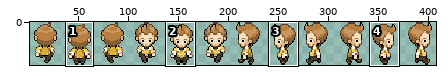
Two states of a sprite sheet, assets/prod/atlas/atlas.png. The picture above shows the old version from afar; the outline marks the close-up.
Close-up. Old version:
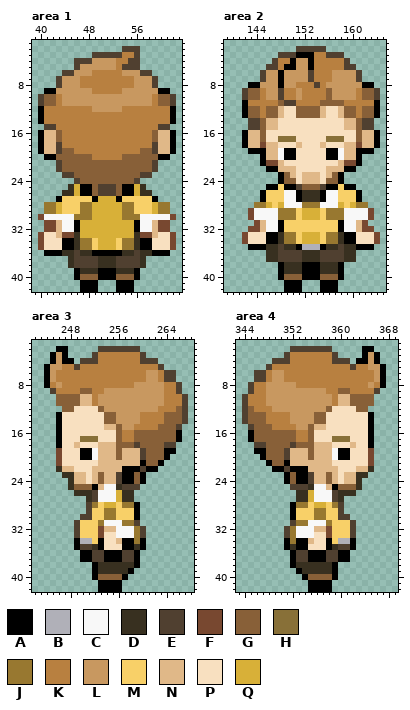
The file is 408x43 pixels. Colours within 5 levels of each other are drawn and written as one. Shown: area 1: x 39..63, y 1..42; area 2: x 139..165, y 1..42; area 3: x 242..268, y 1..42; area 4: x 343..369, y 1..42. The wide view leaves out empty margins. The commit also changed other parts of the picture, which this record leaves out.
Palette (. is transparent): A #000000  B #b0b0b8  C #f8f8f8  D #383020  E #504030  F #784830  G #886038  H #887038  J #987830  K #b88040  L #c89860  M #f8d068  N #e0b888  P #f8e0c0  Q #d8b038
Pixels before, area 1, first column x 40:
 2 ..............EEE......
 3 .........EEEEEKKE......
 4 ......EEELLLLKKEE......
 5 ......ELLLLLLKEEE......
 6 ....EELLLKKKKKLLLEE....
 7 ...ELLLKKKKKKKKKLLLE...
 8 ...ELLLKKKKKKKKKLLLE...
 9 .AALLLLLLKKKKKLLLLLLAA.
10 EGGKLLLLLLLLLLLLLLLKGGE
11 EGGKLLLLLLLLLLLLLLLKGGE
12 AKKKKKKKKLLLLLKKKKKKKKA
13 AKKKKKKKKKKKKKKKKKKKKKA
14 AKKKKKKKKKKKKKKKKKKKKKA
15 .EEKKKKKKKKKKKKKKKKKEE.
16 ANNGKKKKKKKKKKKKKKKGNNA
17 ANNGKKKKKKKKKKKKKKKGNNA
18 ANNEKKKKKKKKKKKKKKKENNA
19 ANNEGGKKKKKKKKKKKGGENNA
20 .AAGGGGGGKKKKKGGGGGGAA.
21 ...EGGGGGGGGGGGGGGGE...
22 ...EGGGGGGGGGGGGGGGE...
23 ....EEGGGGGGGGGGGEE....
24 ......EGGGGGGGGGE......
25 .....DQAAGEEEGAAQD.....
26 ....DDQAAGEEEGAAQDD....
27 ...AMMMMMAQQQAMMMMMA...
28 .JJQMMMJJQQQQQJJMMMQJJ.
29 .JJQMMMJJQQQQQJJMMMQJJ.
30 FCCCCCJJJQQQQQJJJCCCCCF
31 .FFNCCAQQQQQQQQQACCNFF.
32 .FFNCCAQQQQQQQQQACCNFF.
33 FPPNFFDQQQQQQQQQDFFNPPF
34 FPPPAADJJMQQQMJJDAAPPPF
35 FPPPAADJJMQQQMJJDAAPPPF
36 .AAADDEDDAAAAADDEDDAAA.
37 .....DEEEEDDDEEEED.....
38 .....DEEEEDDDEEEED.....
39 ......ADDDAAADDDA......
40 ......AGGGAAAGGGA......
41 .......AAA...AAA.......
42 .......AAA...AAA.......
Pixels before, area 2, first column x 142:
 2 .........EEEEE.........
 3 ......EEEAAAKKEEE......
 4 .....EKKALLAKKKKKE.....
 5 ....EEKAALLAKKKKKEE....
 6 ...ELLALLLLEKKKLLLLE...
 7 ...ELLALLLLEKKKLLLLE...
 8 .AALLLALLKKKEKLLLLLLAA.
 9 EGGKLLEKKLKKKKGLLLLKGGE
10 EGGKLLEKKLKKKKGLLLLKGGE
11 AKKKKKGEEKKKKGGGGKKKKKA
12 AGGKGGNPPGGGGNPPNGGKGGA
13 AGGKGGNPPGGGGNPPNGGKGGA
14 .EEGNNPPPPPPPPPPPNNGEE.
15 .EEGNNPPPPPPPPPPPNNGEE.
16 ANNGPPPPPPPPPPPPPPPGNNA
17 ANNGPPHHHPPPPPHHHPPGNNA
18 ANNFNNPPPNPPPNPPPNNFNNA
19 .AAANNCAAPPPPPAACNNAAA.
20 ...ANNCAAPPPPPAACNNA...
21 ...AFFNPPPPPPPPPNFFA...
22 ....AANNNPPPPPNNNAA....
23 ......AGNPNNNPNGA......
24 ......AGGPNNNPGGA......
25 ....AAMAAEGGGEAAMAA....
26 ...AMMMCCADDDACCMMMA...
27 ...AMMMCCADDDACCMMMA...
28 ..JJQMQCCCJJJCCCQMQJJ..
29 .FCCCCJJJMQQQMJJJCCCCF.
30 .FCCCCJJJMQQQMJJJCCCCF.
31 ..FNCCAMMMMMMMMMACCNF..
32 .FFNCCAMMMMMMMMMACCNFF.
33 FPPPAADJJMQQQMJJDAAPPPF
34 FPPPAADJJMQQQMJJDAAPPPF
35 .AAADDEDDABBBADDEDDAAA.
36 ....DDEEEEDDDEEEEDD....
37 ....DDEEEEDDDEEEEDD....
38 ......ADDDAAADDDA......
39 ......ADDDAAADDDA......
40 ......AGGGAAAGGGA......
41 .......AAA...AAA.......
42 .......AAA...AAA.......
Pixels before, area 3, first column x 244:
 2 ..AA.....EEEEEEE........
 3 .ALA....EKKKKKKKE.......
 4 .ALAA.EEEKKKKKKKEEE.....
 5 ALLKKEKKKKKKKKKKKKKE....
 6 ALKKKKKKKKKKKKKKKLLKEE..
 7 ALKKKKKKKKKKKKKKKLLKEE..
 8 AKLKKKKKKKKKKKKLLLLLKKE.
 9 .EKKKKGGKKLLLLLLLLLLKKE.
10 ..GGGGNNKLLLLLLLLLLLKKKE
11 ..GGGGNNKLLLLLLLLLLLKKKE
12 ...GGPPPPGLLLLLLLLLKKKGE
13 ..APPPPPPPGGLLLLKKKKGGGE
14 ..APPPPPPPGGLLLLKKKKGGGE
15 ..APPPPPPPNNGLLKKKKGGGE.
16 ..APPPPPPPPPGKKGGGGGGGA.
17 ..APPPHHHPPPGKKGGGGGGGA.
18 ..APPNPPPNNNGGGEGGGGEE..
19 ..FPPPAACNNNGNNNEGGGAA..
20 ..FPPPAACNNNGNNNEGGGA...
21 ..FPPPPPPNNNNNNNAGGA....
22 ..DNNPPPNNNNNAAAEAA.....
23 ...DDNNPNGNNEAAGA.......
24 ....DNNPNGNNEAAGA.......
25 ....DGGGANCCDEEE........
26 .....DDDECCCQDD.........
27 .......DECCCQDD.........
28 .......EJMQQMJJA........
29 .......EMMJJMMMA........
30 ......EEMMJJMMMA........
31 .....EMMMJCCCJJE........
32 .....EMMMFNNCCCJE.......
33 .....EMMMFPPCCCJE.......
34 .....ABBMAPPNAAJA.......
35 .....AEEDAPPPAADA.......
36 ......AAEEAAAEEA........
37 ......AAEEAAAEEA........
38 ........ADDDDDDA........
39 ........ADDDDDA.........
40 ........AGGGGA..........
41 .........AAAA...........
42 .........AAAA...........
Pixels before, area 4, first column x 344:
 2 ........EEEEEEE.....AA..
 3 .......EKKKKKKKE....ALA.
 4 .....EEEKKKKKKKEEE.AALA.
 5 ....EKKKKKKKKKKKKKEKKLLA
 6 ..EEKLLKKKKKKKKKKKKKKKLA
 7 ..EEKLLKKKKKKKKKKKKKKKLA
 8 .EKKLLLLLKKKKKKKKKKKKLKA
 9 .EKKLLLLLLLLLLKKGGKKKKE.
10 EKKKLLLLLLLLLLLKNNGGGG..
11 EKKKLLLLLLLLLLLKNNGGGG..
12 EGKKKLLLLLLLLLGPPPPGG...
13 EGGGKKKKLLLLGGPPPPPPPA..
14 EGGGKKKKLLLLGGPPPPPPPA..
15 .EGGGKKKKLLGNNPPPPPPPA..
16 .AGGGGGGGKKGPPPPPPPPPA..
17 .AGGGGGGGKKGPPPHHHPPPA..
18 ..EEGGGGEGGGNNNPPPNPPA..
19 ..AAGGGENNNGNNNCAAPPPF..
20 ...AGGGENNNGNNNCAAPPPF..
21 ....AGGANNNNNNNPPPPPPF..
22 .....AAEAAANNNNNPPPNND..
23 .......AGAAENNGNPNNDD...
24 .......AGAAENNGNPNND....
25 ........EEEDCCNAGGGD....
26 .........DDQCCCEDDD.....
27 .........DDQCCCED.......
28 ........AJJMQQMJE.......
29 ........AMMMJJMME.......
30 ........AMMMJJMMEE......
31 ........EJJCCCJMMME.....
32 .......EJCCCNNFMMME.....
33 .......EJCCCPPFMMME.....
34 .......AJAANPPAMBBA.....
35 .......ADAAPPPADEEA.....
36 ........AEEAAAEEAA......
37 ........AEEAAAEEAA......
38 ........ADDDDDDA........
39 .........ADDDDDA........
40 ..........AGGGGA........
41 ...........AAAA.........
42 ...........AAAA.........
The same view after the edit:
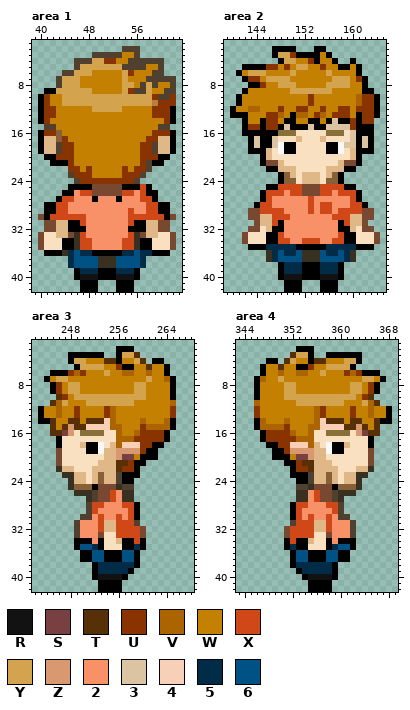
Colours new in this view: R #131213  S #784040  T #583008  U #893400  V #ac6400  W #c48000  X #d04818  Y #d4a34e  Z #d89870  2 #f89068  3 #dcc4a3  4 #f8d0b8  5 #002c48  6 #005285
From old to new:
Changed rows in their new state; - is an unchanged pixel.
Area 1:
first column x 40:
 3 --------------WW-------
 4 ---------YYUUWW--EEEE--
 5 -------YYYYYYY---EWWE--
 6 ------YYYWWWWWYUWWWEE--
 7 ----YYYWWWWWWWYWWWE-EEE
 8 ----YYYWWWWWWWYYWEY-WWE
 9 ---YYYYYYWWWWWYUEEYWWEE
10 AUWWYYYYYYYYYYYYYYYUEEU
11 AUWWYYYYYYYYYYYYYYY-UUU
12 -UUWWWWWWYYYYYWWWWWUUU-
13 -UUWWWWWWWWWWWWWWWWUUU-
14 -UWWWWWWWWWWWWWWWWWWWU-
15 ---WWWWWWWWWWWWWWWWW---
16 -UU-WWWWWWWWWWWWWWWUUU-
17 ----UWWWWWWWWWWWWWUU---
18 ----UUWWWWWWWWWWWUU----
19 ----UUWWWWWWWWWWWUU----
20 ---UUUWWWWWWWWWWWUUU---
21 --AAAUWWWWWWWWWWWUEAA--
22 ---..UUWUWWWWWUWUUE.---
23 ----.-UUUWWWWWUUU-.----
24 -------UUUUUUUUU-------
25 -----AA--FFFFF--AXA----
26 ----AA2XXFFFFFXX2XAA---
27 ----XX222-222-222XX----
28 -AAXX2222222222222XXAA-
29 -AAXX2222222222X22XXAA-
30 -AXXXXXX2222222XXXXXXA-
31 ----NA-X2222222X-AN----
32 ----NA-A2222222A-AN----
33 ----N--X2222222X--N----
34 -------XX22222XX-------
35 -------XX22222XX-------
36 -----5655-----55655----
37 -----56666---66665-----
38 -----56666---66665-----
39 -------555---555-------
40 -------RRR---RRR-------
Area 2:
first column x 140:
 2 -------AAAA...AA---------
 3 -------AYYU---AWA..------
 4 -------.AYYWWUAWWA..A----
 5 --AAAAUUWUWYYWWUWWAAWA---
 6 -AWYYYWWWWYWWWWWYWWWWA---
 7 --AUUWYYYYWWWWWWWYYYWUA--
 8 -----UWWYYYWWWWWYYYYWW-.-
 9 --AWWWWWWWYYYYYYYWWWWWAA.
10 -AWWWWWWWWWWWUWWWWWWWVUUA
11 -AWWWWWWWWWWWUWWWWWWWVUU-
12 AWWVVWWWUWWUUWWUWWUUWUUU-
13 AA-WWWUUVWAVVWUVWUUUWAUU-
14 --AWWAUUWAAWWAAWA3AAUAUU-
15 --AUUAUUA3AAA3AA3333UAAA-
16 ---AAAAAHHH-----HHH-3AAA.
17 --.A3AA3PPPN---NPPP-3A3A.
18 --.A3AA3CAAP---PAAC33A3A.
19 -------P-----------P-----
20 -------PPPP-----PPPP-----
first column x 144:
25 ----XXXXFFFXXXX----
26 --XXX2XXFFFXX2XXX--
27 --X222222X222222X--
28 AXX222222X2XX222XXA
29 FXXXX2222X2XX2XXXXF
30 FNNXXX2222222XXXNNF
31 --NX-222222222-XN--
32 -PNA-222222222-ANP-
33 ----X222222222X----
34 ----XX22XXX22XX----
35 --55555-AAA-55555--
36 ---56556---65565---
37 ---56666---66665---
38 -----555---555-----
39 -----555---555-----
40 -----RRR---RRR-----
Area 3:
first column x 243:
 2 ---..-----...AAA.--------
 3 --...AAAAAA..AYYT.-------
 4 --...-YYWWWTTAWWYT.AA----
 5 -.....AYYYYWWUAAWWTWWA---
 6 -.AAAUVUWWWYWWVVWWVWWA.--
 7 --WYYWWWWWWWWWWWWWYWWVA--
 8 -.AUWYYWWWWWWWWWYYWWWWA.-
 9 --AUWYYWWWWWWWWWYYWWWWA.-
10 ---TUWYYYYYYYYYYYYWWWWA..
11 --TVYWWWYYYYYYYYWWWWWWV..
12 AWWVWWUWWWWUVWWWWWWWWWU..
13 AWWVWWUWWWWUVWWWWWWWWWU..
14 AATWWTTWTTT4VWWWWVWWWVA..
15 --TWTZTT4444VVWWWUVVVVA.-
16 --TTSZ-HHHH--VWWVUUUUA..-
17 -------PPP---VVVUUUUUA..-
18 ------PNAACP-V444UUAA..--
19 -------P-AC--ZZZZUAA...--
20 -------PPPP--ZSSWAAA..---
21 -------------TTUA-...----
22 -------------TUU-...-----
23 ----------------A.-------
24 ----------------..-------
25 ----------FFF---.--------
26 ----------FFX2-----------
27 ----------FFX2-----------
28 ---------XX222XX---------
29 ---------X22222X---------
30 ---------2X22X2X---------
31 -------222XNNXXX---------
32 -------222X--XXXXF-------
33 -------222---XXXXF-------
34 -------AA2------X--------
35 -------665------5--------
36 ---------66---66---------
37 ---------66---66---------
38 ----------555555---------
39 ----------55555----------
40 ----------RRRR-----------
Area 4:
first column x 344:
 2 --------.AAA...-----..---
 3 -------.TYYA..AAAAAA...--
 4 ----AA.TYWWATTWWWYY-...--
 5 ---AWWTWWAAUWWYYYYA.....-
 6 --.AWWVWWVVWWYWWWUVUAAA.-
 7 --AVWWYWWWWWWWWWWWWWYYW--
 8 -.AWWWWYYWWWWWWWWWYYWUA.-
 9 -.AWWWWYYWWWWWWWWWYYWUA--
10 ..AWWWWYYYYYYYYYYYYWUT---
11 ..VWWWWWWYYYYYYYYWWWYVT--
12 ..UWWWWWWWWWVUWWWWUWWVWWA
13 ..UWWWWWWWWWVUWWWWUWWVWWA
14 ..AVWWWVWWWWV4TTTWTTWWTAA
15 -.AVVVVUWWWVV4444TTZTWT--
16 -..AUUUUVWWV--HHHH-ZSTT--
17 -..AUUUUUVVV---PPP-------
18 --..AAUU444V-PCAANP------
19 --...AAUZZZZ--CA-P-------
20 ---..AAAWSSZ--PPPP-------
21 ----...-AUTT-------------
22 -----...-UUT-------------
23 -------.A----------------
24 -------..----------------
25 --------.---FFF----------
26 -----------2XFF----------
27 -----------2XFF----------
28 ---------XX222XX---------
29 ---------X22222X---------
30 ---------X2X22X2---------
31 ---------XXXNNX222-------
32 -------FXXXX--X222-------
33 -------FXXXX---222-------
34 --------X------2AA-------
35 --------5------566-------
36 ---------66---66---------
37 ---------66---66---------
38 ---------555555----------
39 ----------55555----------
40 -----------RRRR----------
